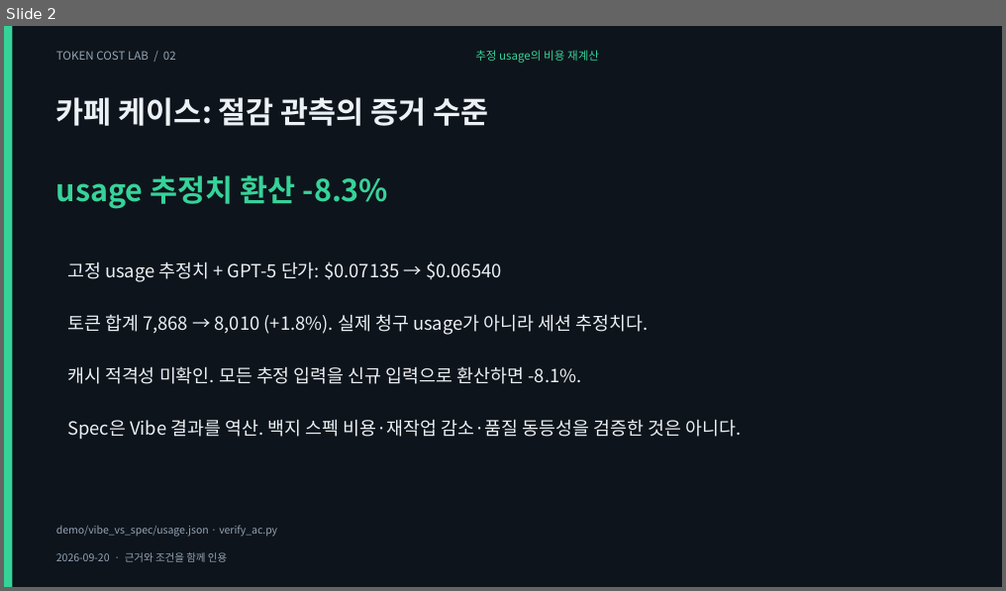
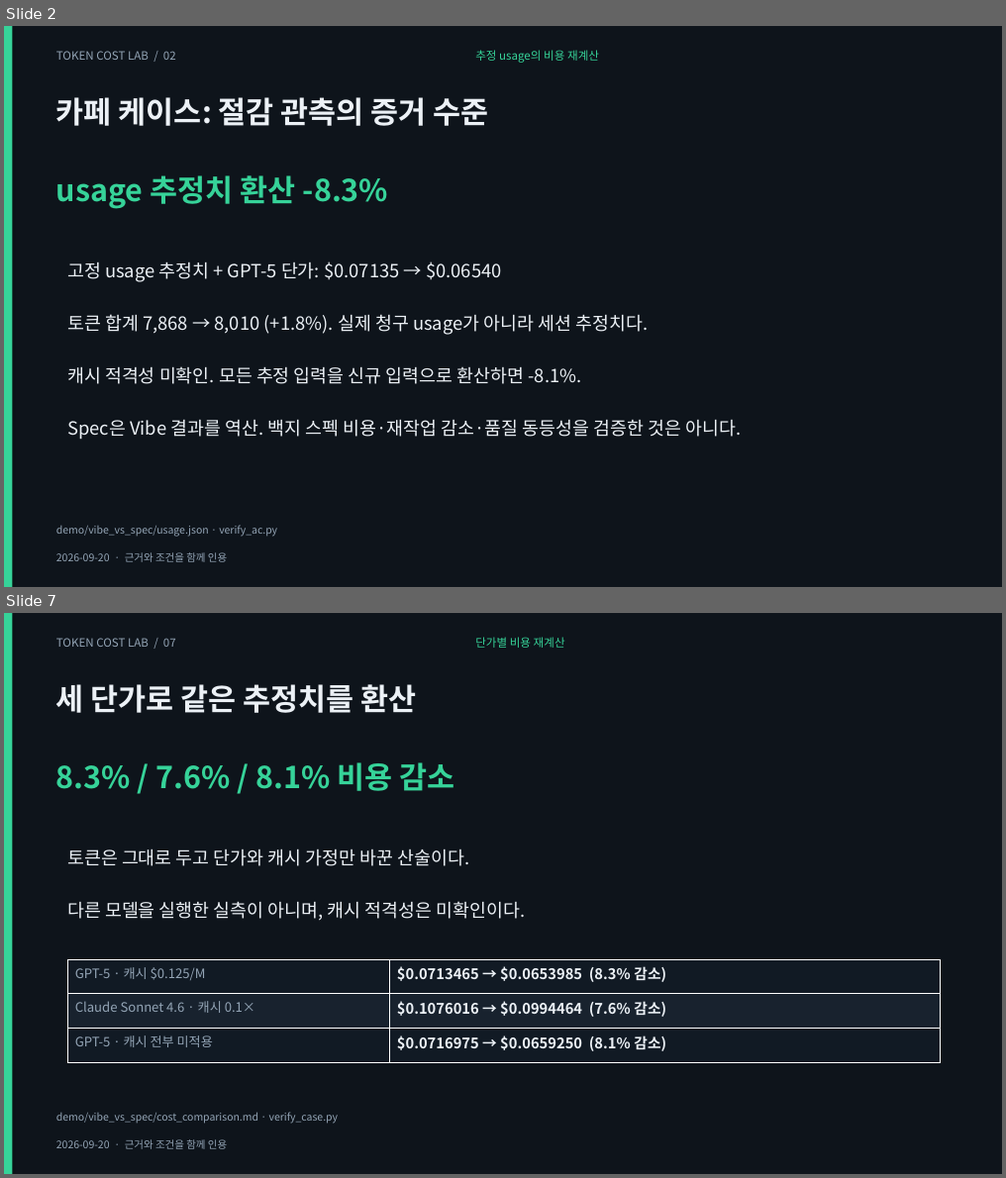
Before and after one commit to giyeop-cody/token-cost-lab, a slide deck: presentation/case_vibe_vs_spec/vibe_vs_spec.pptx. Shown one above the other, each under a label of ours: slide 2 before the commit, slides 2 and 7 after it; the slides between them are not shown. The pictures are 1006x591 and 1006x1178 pixels, drawn with LibreOffice and Linux fonts; fonts in the diff are those of the drawing. Boxes give left, top, right and bottom in pixels: in the first picture for what was removed or moved away, otherwise in the second. Text is boxed around its words. In the diff, an @@ line names an element or a change of style, - is before the commit and + after.

Commit message:
feat: restore case-deck screenshots and fact tables, verified end to end

```diff
--- a/presentation/case_vibe_vs_spec/vibe_vs_spec.pptx
+++ b/presentation/case_vibe_vs_spec/vibe_vs_spec.pptx
@@ slide 7 added at [4, 613, 1002, 1174], background #0E141B @@
@@ rectangle added at [4, 613, 12, 1174], fill #36D399 @@
@@ text added at [56, 638, 176, 647], 11 pt, text #93A4B5 @@
+TOKEN COST LAB / 07
@@ text added at [475, 637, 565, 648], 11 pt, text #36D399 @@
+단가별 비용 재계산
@@ text added at [56, 684, 417, 713], 29 pt, text #ECF1F6, bold @@
+세 단가로 같은 추정치를 환산
@@ text added at [56, 762, 455, 791], 29 pt, text #36D399, bold @@
+8.3% / 7.6% / 8.1% 비용 감소
@@ text added at [67, 850, 469, 866], 17.5 pt, text #ECF1F6 @@
+토큰은 그대로 두고 단가와 캐시 가정만 바꾼 산술이다.
@@ text added at [67, 901, 526, 921], 17.5 pt, text #ECF1F6 @@
+다른 모델을 실행한 실측이 아니며, 캐시 적격성은 미확인이다.
@@ table added at [67, 959, 940, 1062], 3 rows, 2 columns @@
+GPT-5 · 캐시 $0.125/M | $0.0713465 → $0.0653985 (8.3% 감소)
+Claude Sonnet 4.6 · 캐시 0.1× | $0.1076016 → $0.0994464 (7.6% 감소)
+GPT-5 · 캐시 전부 미적용 | $0.0716975 → $0.0659250 (8.1% 감소)
@@ text added at [56, 1112, 338, 1124], 10 pt, text #93A4B5 @@
+demo/vibe_vs_spec/cost_comparison.md · verify_case.py
@@ text added at [56, 1140, 227, 1150], 10 pt, text #93A4B5 @@
+2026-09-20 · 근거와 조건을 함께 인용
```
Also in this commit, not shown: 6 slides changed, 3 other slides added, 1 slide removed, 26 other files.
